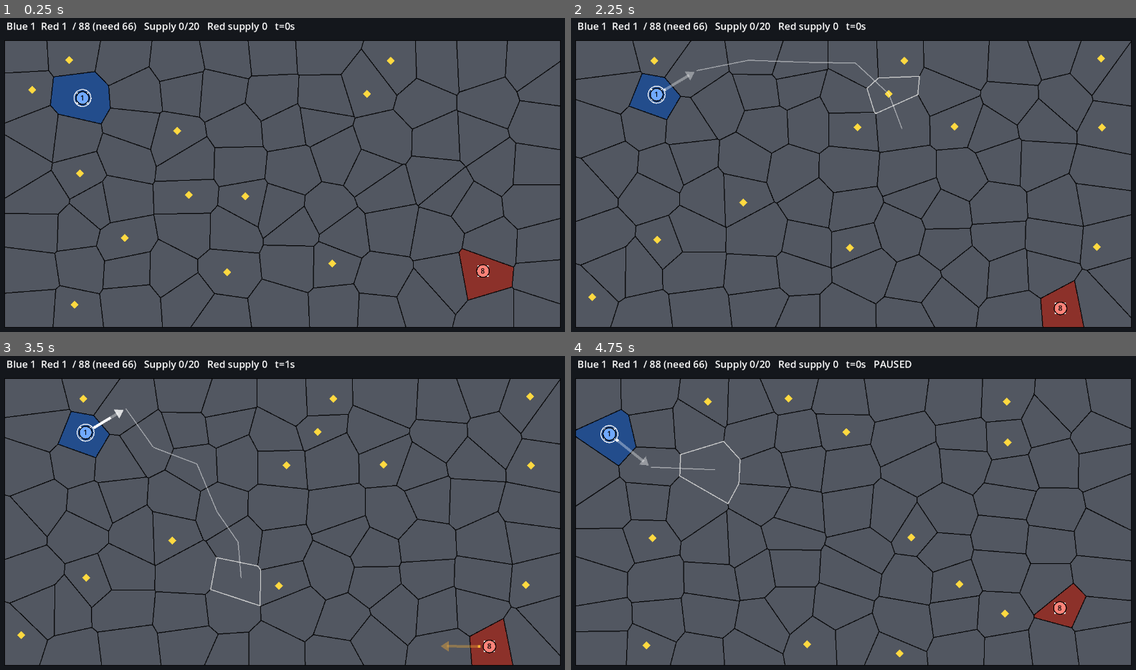
Above: before the commit, frames 1-4 (two rows, left to right).
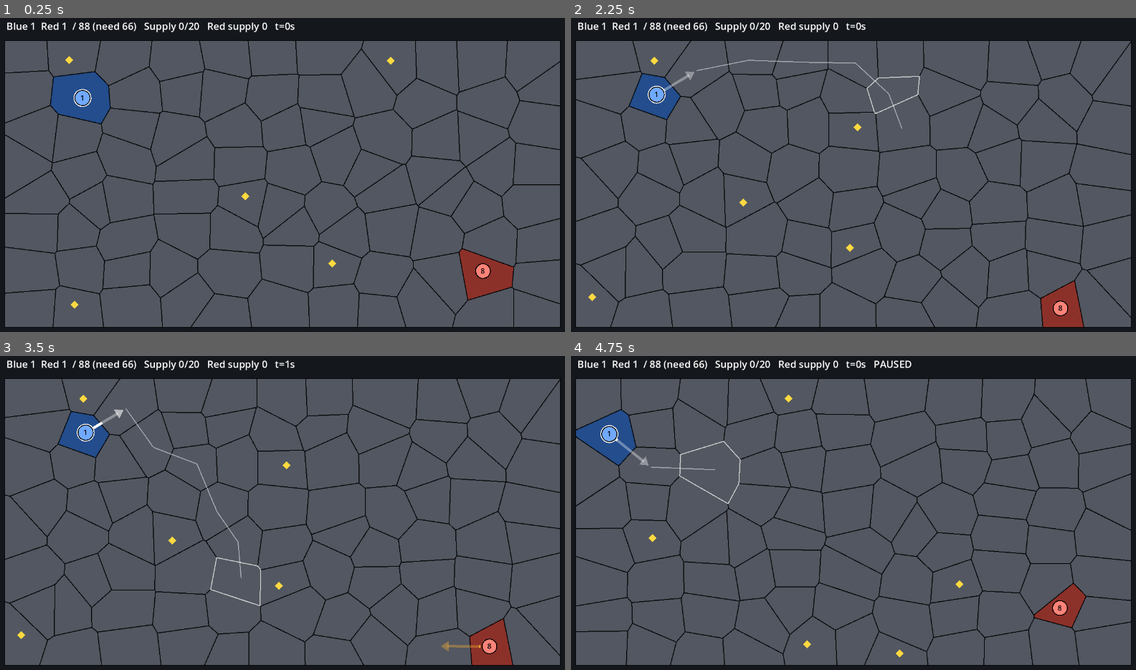
Above: after the commit, the same moments.

Repository: nschnab/PlanetFall
Game: Godot game, scene res://main.tscn
Same seed, same stepped clock (60 frames per second), same inputs: the game is played once before the commit and once after it.
Inputs (mouse positions are in pixels of both pictures, inside the frame that each line leads up to):
- Up to frame 1 (0.25 s): no input
- Up to frame 2 (2.25 s): tap Enter at 0.5, 2 s; move the mouse to (977, 159) at 0.52 s; hold Shift 0.53-1.28 s; click (977, 159) at 0.67 s; tap Space at 0.77, 1.25, 1.52 s; move the mouse to (740, 190) at 1.27 s; tap Shift at 1.35 s; click (740, 190) at 1.42 s; move the mouse to (910, 102) at 2.02 s; hold Shift from 2.03 s (still down); tap R at 2.1 s; click (910, 102) at 2.17 s
- Up to frame 3 (3.5 s): tap Space at 2.75, 3.02 s; move the mouse to (254, 578) at 2.77 s; release Shift at 2.78 s; tap Shift at 2.85 s; click (254, 578) at 2.92 s
- Up to frame 4 (4.75 s): move the mouse to (1023, 560) at 3.52 s; hold Shift 3.53-4.28 s; click (1023, 560) at 3.67 s; tap Space at 3.77, 4.52 s; tap Enter at 4.25 s; move the mouse to (684, 465) at 4.27 s; tap R at 4.35 s; click (684, 465) at 4.42 s; tap Shift at 4.55 s

The runs differ from the first frame. In frame 1, 0.3% of the frame differs, in the area x 4-87%, y 21-84%; in frame 2, 0.3%; in frame 3, 0.3%, in the area x 13-95%, y 11-95%; in frame 4, 0.3%.

Commit message:
Spike: slower hops, shift-queue routes, 5 deposits, merge idle friendly stacks
Co-Authored-By: Claude Sonnet 5.5 <noreply@anthropic.com>

Claude-Session: https://claude.ai/code/session_01HYAGtzoeQT88dJ9dEikqPX

Diff:
--- a/prototypes/capture-spike/main.gd
+++ b/prototypes/capture-spike/main.gd
@@ -6,14 +6,14 @@
 const MARGIN := 20.0
 const COLS := 11
 const ROWS := 8
-const MOVE_DELAY := 1.5    # seconds an order shows its arrow before the hop
+const MOVE_DELAY := 3.0    # seconds an order shows its arrow before the hop
 const BATTLE_SLOW := 0.4   # hop speed multiplier while in a fight (enter or leave)
 const WIN_FRAC := 0.75
 const INCOME_TILE := 0.2     # supply per second per owned tile
 const DEPOSIT_MULT := 5.0
 const STACK_COST := 20.0
 const NEW_STACK_STR := 5
-const DEPOSITS := 12
+const DEPOSITS := 5
 
 var seeds: Array[Vector2] = []
 var polys: Array[PackedVector2Array] = []
@@ -163,6 +163,16 @@
 		var tl := tile_at(e.position)
 		if tl < 0:
 			return
+		if Input.is_key_pressed(KEY_SHIFT) and selected != null and stacks.has(selected):
+			# shift+click: extend the route from wherever it currently ends
+			var q: Dictionary = selected
+			var origin: int = q.tile
+			if not q.path.is_empty():
+				origin = q.path[q.path.size() - 1]
+			elif q.target != -1:
+				origin = q.target
+			q.path.append_array(find_path(origin, tl))
+			return
 		# clicking a tile with your own stack selects it (repeat clicks cycle through a pile)
 		var here := []
 		for o in stacks:
@@ -218,6 +228,24 @@
 			dead.append(s)
 	for s in dead:
 		stacks.erase(s)
+	# friendly stacks that are both idle on one tile merge into a single bigger stack
+	var merged := true
+	while merged:
+		merged = false
+		for i in range(stacks.size()):
+			for j in range(i + 1, stacks.size()):
+				var a = stacks[i]
+				var b = stacks[j]
+				if a.side == b.side and a.tile == b.tile and a.target == -1 and b.target == -1 and a.path.is_empty() and b.path.is_empty():
+					a.str += b.str
+					a.hp += b.hp
+					if selected == b:
+						selected = a
+					stacks.remove_at(j)
+					merged = true
+					break
+			if merged:
+				break
 	if selected != null and not stacks.has(selected):
 		selected = null
 		for o in stacks:
@@ -368,8 +396,9 @@
 	var font := ThemeDB.fallback_font
 	for s in stacks:
 		var pos := stack_pos(s)
-		draw_circle(pos, 15, Color.BLACK)
-		draw_circle(pos, 13, side_color(s.side).lightened(0.25))
+		var rad := 13.0 + minf(s.hp, 30.0) * 0.3
+		draw_circle(pos, rad + 2, Color.BLACK)
+		draw_circle(pos, rad, side_color(s.side).lightened(0.25))
 		draw_string(font, pos + Vector2(-8, 6), str(ceili(s.hp)), HORIZONTAL_ALIGNMENT_CENTER, 16, 16, Color.BLACK)
 		if s == selected:
 			draw_arc(pos, 19, 0, TAU, 24, Color.WHITE, 2.0)
